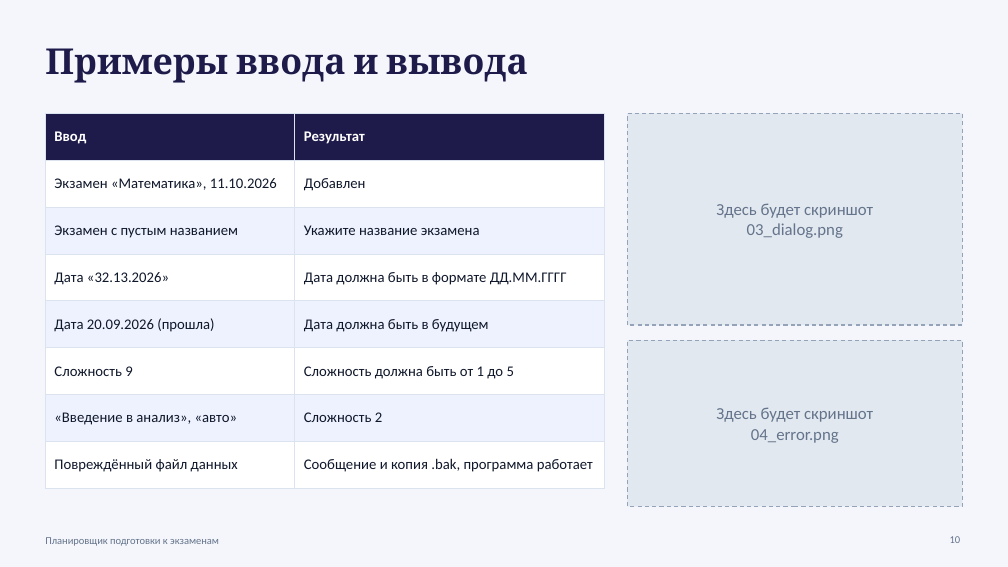
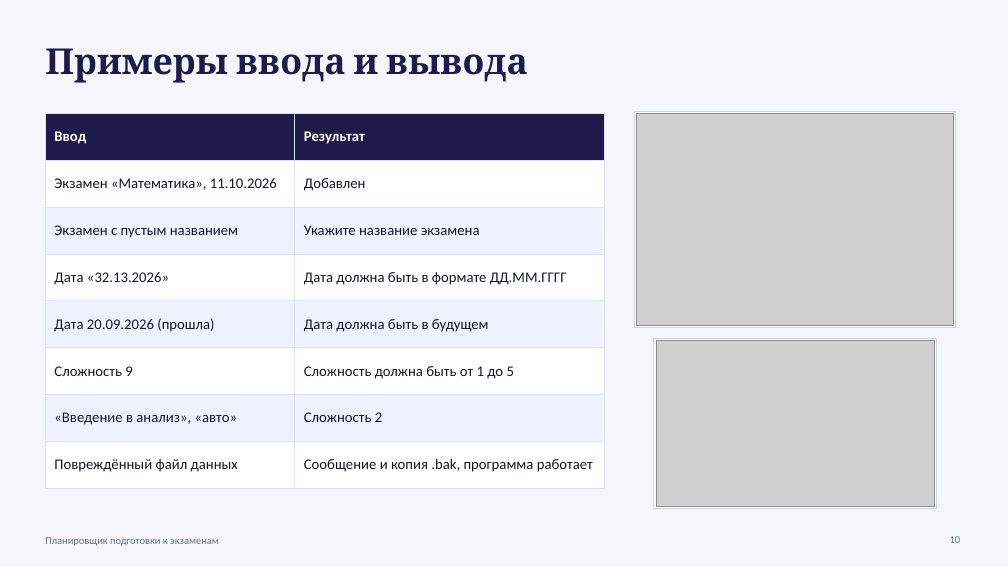
Before and after one commit to leywinkw/exam-planner, a slide deck: slide 10 of docs/Презентация_Планировщик_экзаменов.pptx. Drawn at 1008x567 pixels with LibreOffice and Linux fonts; fonts in the diff are those of the drawing; grey boxes stand for pictures. Boxes give left, top, right and bottom in pixels: in the first picture for what was removed or moved away, otherwise in the second. Text is boxed around its words. In the diff, an @@ line names an element or a change of style, - is before the commit and + after.

```diff
--- a/docs/Презентация_Планировщик_экзаменов.pptx
+++ b/docs/Презентация_Планировщик_экзаменов.pptx
@@ rectangle resized from (x1=628, y1=113, x2=963, y2=325) to (x1=634, y1=111, x2=956, y2=327) @@
@@ rectangle at (x1=634, y1=111, x2=956, y2=327): fill #E2E8F0 to #FFFFFF; outline #94A3B8 1 pt dashed to #CBD5E1 0.75 pt @@
@@ picture added at (x1=637, y1=113, x2=954, y2=325) @@
@@ text removed at (x1=716, y1=203, x2=873, y2=238) @@
-Здесь будет скриншот
-03_dialog.png
@@ rectangle at (x1=654, y1=338, x2=937, y2=509): fill #E2E8F0 to #FFFFFF; outline #94A3B8 1 pt dashed to #CBD5E1 0.75 pt @@
@@ rectangle resized from (x1=628, y1=340, x2=963, y2=507) to (x1=654, y1=338, x2=937, y2=509) @@
@@ picture added at (x1=656, y1=340, x2=935, y2=507) @@
@@ text removed at (x1=716, y1=407, x2=873, y2=443) @@
-Здесь будет скриншот
-04_error.png
```
Also in this commit, not shown: 8 other slides changed, 14 other files.
